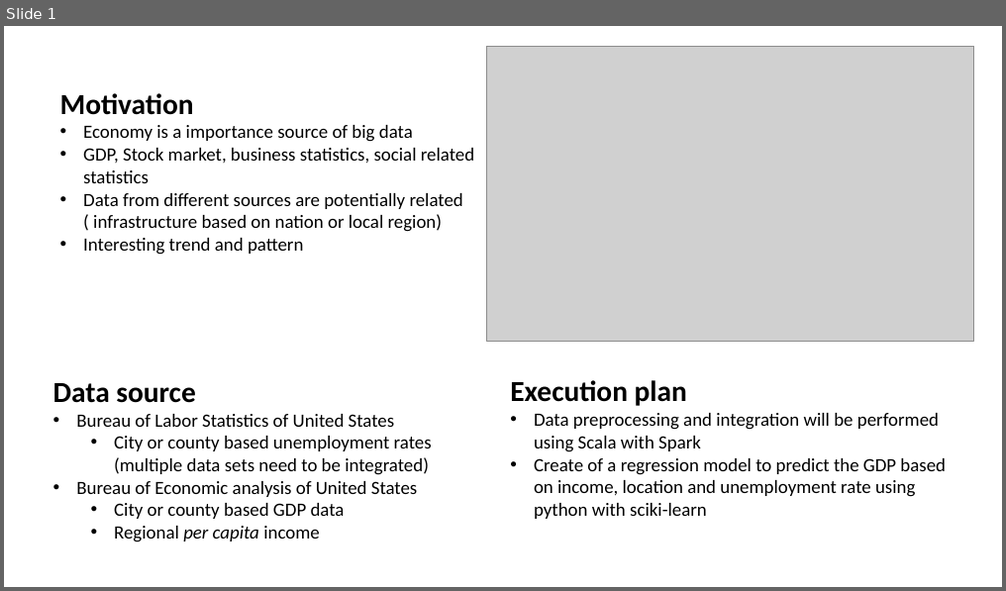
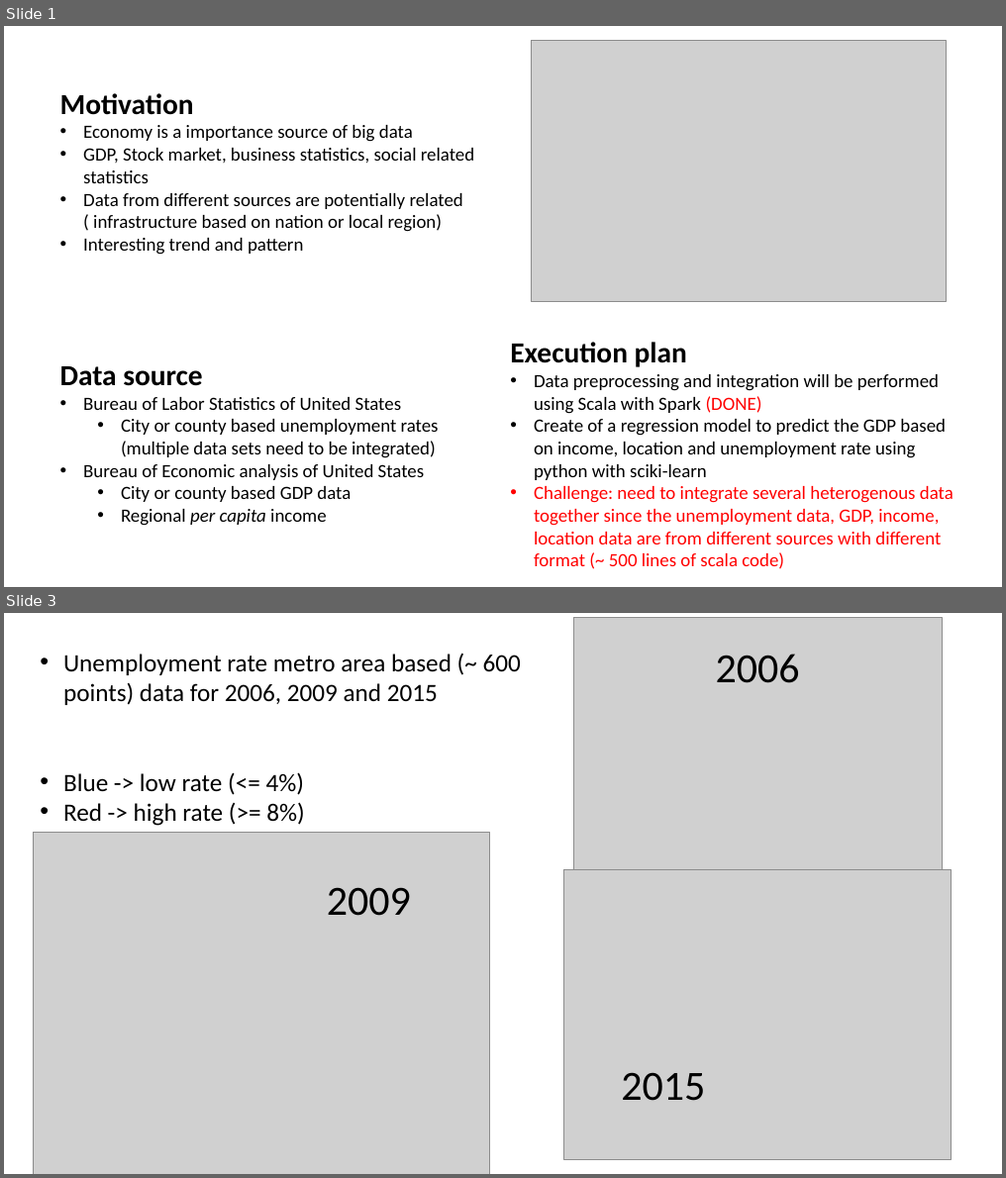
Before and after one commit to alexpython1988/cap5771, a slide deck: proj/final_project_group_30.pptx. Shown one above the other, each under a label of ours: slide 1 before the commit, slides 1 and 3 after it; the slides between them are not shown. The pictures are 1006x591 and 1006x1178 pixels, drawn with LibreOffice and Linux fonts; fonts in the diff are those of the drawing; grey boxes stand for pictures. Boxes give left, top, right and bottom in pixels: in the first picture for what was removed or moved away, otherwise in the second. Text is boxed around its words. In the diff, an @@ line names an element or a change of style, - is before the commit and + after.

Commit message:
data mining project done

```diff
--- a/proj/final_project_group_30.pptx
+++ b/proj/final_project_group_30.pptx
@@ slide 3 added at <box>4,613,1002,1174</box>, background #FFFFFF @@
@@ picture added at <box>573,618,943,894</box> @@
@@ text added at <box>63,654,521,826</box>, 24 pt, text #000000 @@
+• Unemployment rate metro area based (~ 600 points) data for 2006, 2009 and 2015
+• Blue -> low rate (<= 4%)
+• Red -> high rate (>= 8%)
@@ text added at <box>716,654,800,683</box>, 40 pt, text #000000 @@
+2006
@@ picture added at <box>33,832,489,1174</box> @@
@@ picture added at <box>564,869,951,1160</box> @@
@@ text added at <box>327,887,411,916</box>, 40 pt, text #000000 @@
+2009
@@ text added at <box>621,1072,705,1101</box>, 40 pt, text #000000 @@
+2015
@@ slide 1 changed as well @@
@@ picture: place and size @@
-picture at <box>487,46,975,341</box>
+picture at <box>531,41,946,301</box>
@@ text "Execution plan": place and size @@
-text "Execution plan" at <box>510,380,945,519</box>
+text "Execution plan" at <box>510,342,953,570</box>
@@ text "Data source": place and size @@
-text "Data source" at <box>54,383,432,543</box>
+text "Data source" at <box>60,367,439,526</box>
@@ text at <box>534,374,939,414</box>: text changed @@
-• Data preprocessing and integration will be performed using Scala with Spark
+• Data preprocessing and integration will be performed using Scala with Spark (DONE)
@@ text at <box>534,486,953,570</box>: paragraph added @@
+• Challenge: need to integrate several heterogenous data together since the unemployment data, GDP, income, location data are from different sources with different format (~ 500 lines of scala code)
```
Also in this commit, not shown: 5 other slides added, 2 slides removed, 7 other files.
